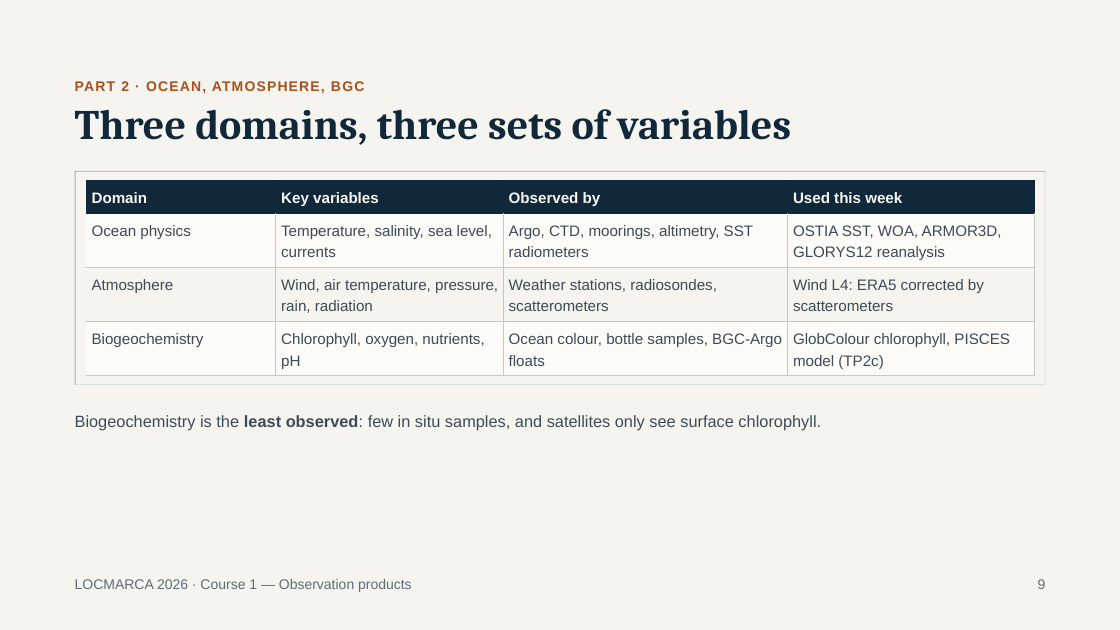
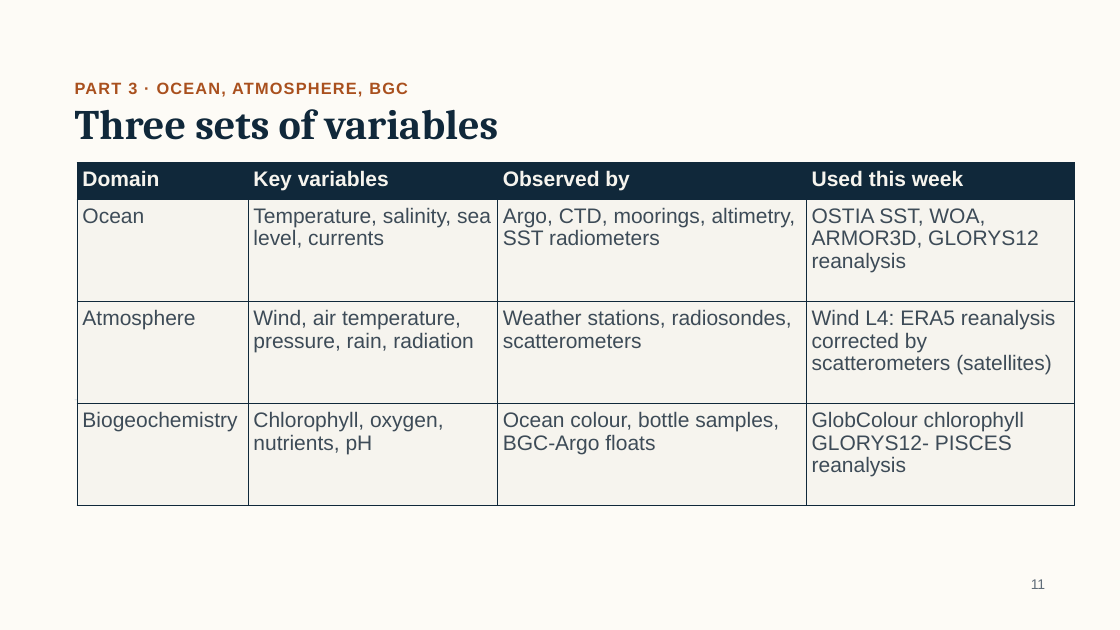
Before and after one commit to gcambon/script-locmarca, a slide deck: slide 13 of Courses/01_course_observation_products.pptx (slide 9 before the commit). Drawn at 1120x630 pixels with LibreOffice and Linux fonts; fonts in the diff are those of the drawing. Boxes give left, top, right and bottom in pixels: in the first picture for what was removed or moved away, otherwise in the second. Text is boxed around its words. In the diff, an @@ line names an element or a change of style, - is before the commit and + after.

Commit message:
Update courses

```diff
--- a/Courses/01_course_observation_products.pptx
+++ b/Courses/01_course_observation_products.pptx
@@ background #F6F4EE to #FDFBF6 @@
@@ text at box(75, 82, 408, 97): text changed; size 12 to 14 pt @@
-PART 2 · OCEAN, ATMOSPHERE, BGC
+PART 3 · OCEAN, ATMOSPHERE, BGC
@@ title at box(75, 109, 498, 140): text changed @@
-Three domains, three sets of variables
+Three sets of variables
@@ line removed from (75, 171) to (1045, 171) @@
@@ line removed from (76, 171) to (76, 385) @@
@@ table at box(77, 163, 1075, 512) @@
-row 2, column 1: Ocean physics
+row 2, column 1: Ocean
-row 3, column 4: Wind L4: ERA5 corrected by scatterometers
+row 3, column 4: Wind L4: ERA5 reanalysis corrected by scatterometers (satellites)
-row 4, column 4: GlobColour chlorophyll, PISCES model (TP2c)
+row 4, column 4: GlobColour chlorophyll GLORYS12- PISCES reanalysis
@@ fill #FCFBF8 to #F6F4EE in 8 cells @@
@@ size 13 to 18 pt in "Domain", "Key variables", "Observed by", "Used this week" and 9 more places @@
@@ line spacing 18.2pt to 19.6pt @@
@@ borders changed @@
@@ table: place and size @@
-table at box(87, 180, 1035, 376)
+table at box(77, 163, 1075, 512)
@@ line moved from (1045, 171) - (1045, 385) to (1045, 171) - (1044, 412) @@
@@ line moved from (75, 385) - (1045, 385) to (75, 400) - (1045, 400) @@
@@ text removed at box(75, 415, 821, 431) @@
-Biogeochemistry is the least observed: few in situ samples, and satellites only see surface chlorophyll.
@@ text removed at box(75, 579, 412, 592) @@
-LOCMARCA 2026 · Course 1 — Observation products
@@ text at box(1031, 579, 1045, 589): text changed @@
-9
+11
```
Also in this commit, not shown: 19 other slides changed, 5 slides added, 1 slide removed, 3 other files.
